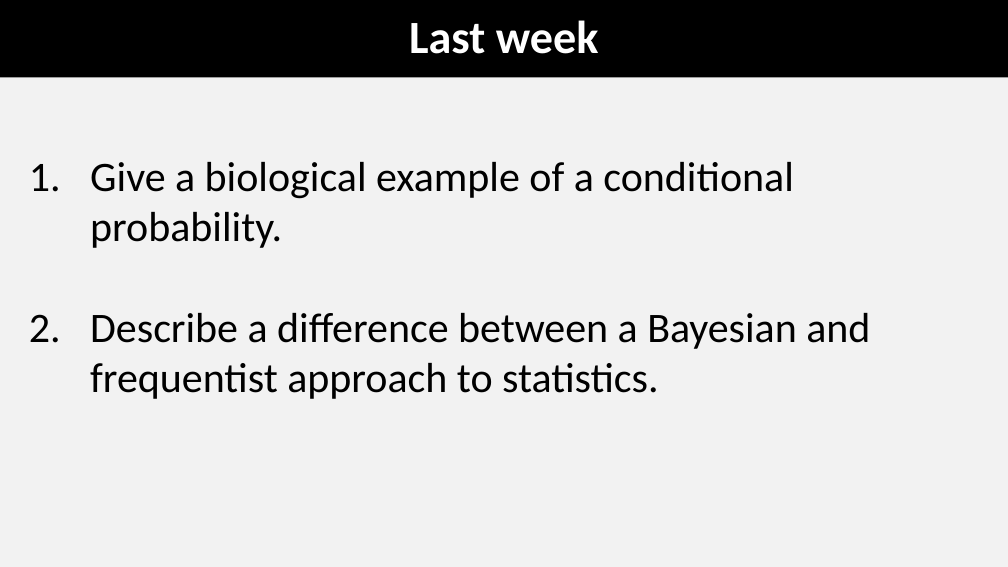
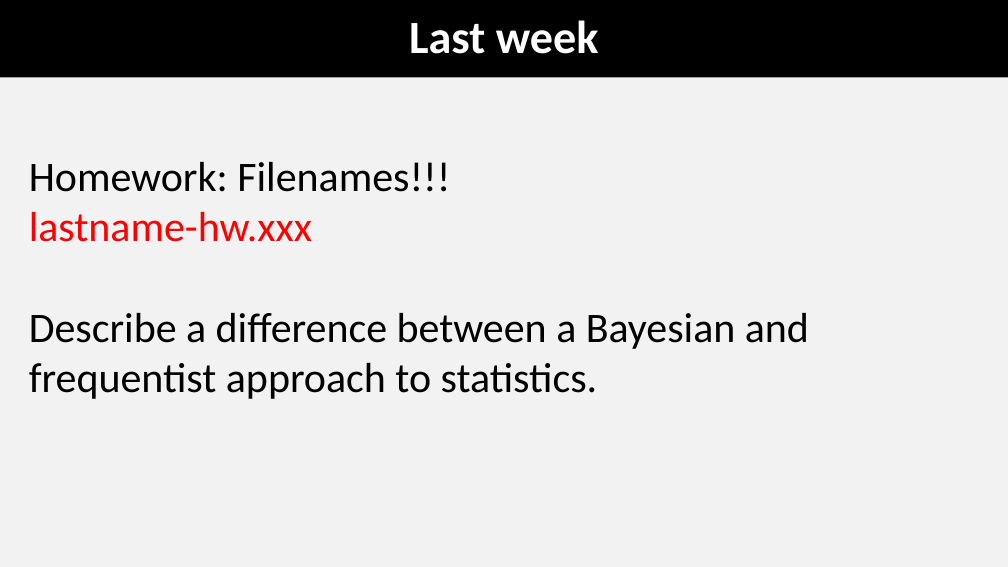
Before and after one commit to coleoguy/coleoguy.github.io, a slide deck: slide 2 of teaching/expdes/lec4.pptx. Drawn at 1008x567 pixels with LibreOffice and Linux fonts; fonts in the diff are those of the drawing. Boxes give left, top, right and bottom in pixels: in the first picture for what was removed or moved away, otherwise in the second. Text is boxed around its words. In the diff, an @@ line names an element or a change of style, - is before the commit and + after.

Commit message:
week 4

```diff
--- a/teaching/expdes/lec4.pptx
+++ b/teaching/expdes/lec4.pptx
@@ text at (29, 162, 450, 242): text changed @@
-1. Give a biological example of a conditional probability.
+Homework: Filenames!!!
+lastname-hw.xxx
@@ text at (29, 313, 809, 399): bullet 1. to none @@
```
Also in this commit, not shown: 5 other slides changed, 5 other files.
